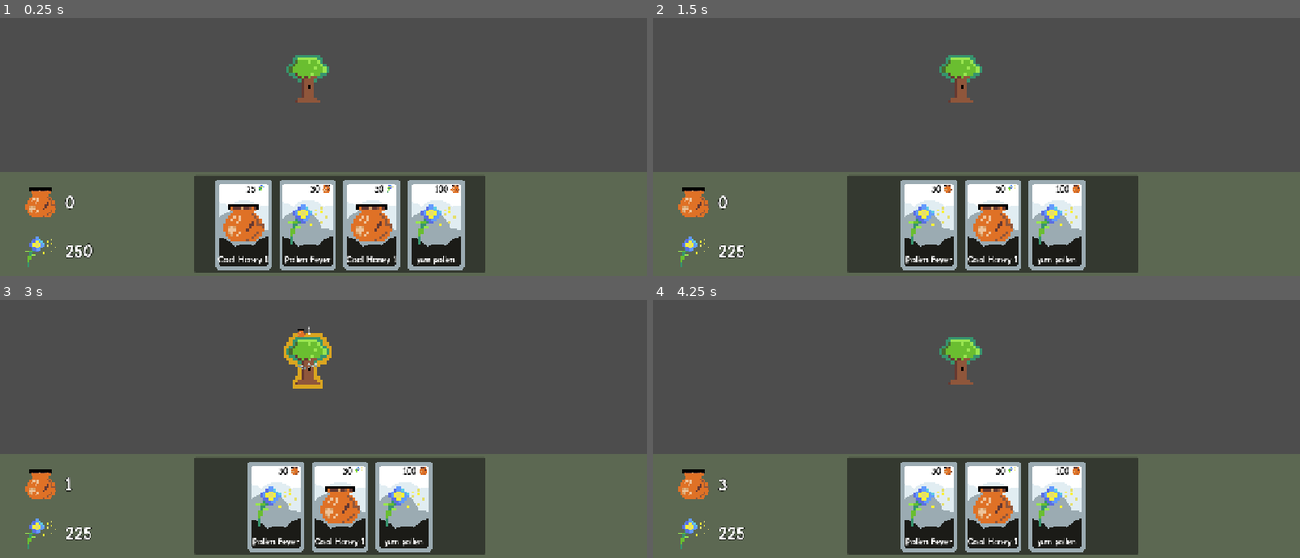
Above: before the commit, frames 1-4 (two rows, left to right).
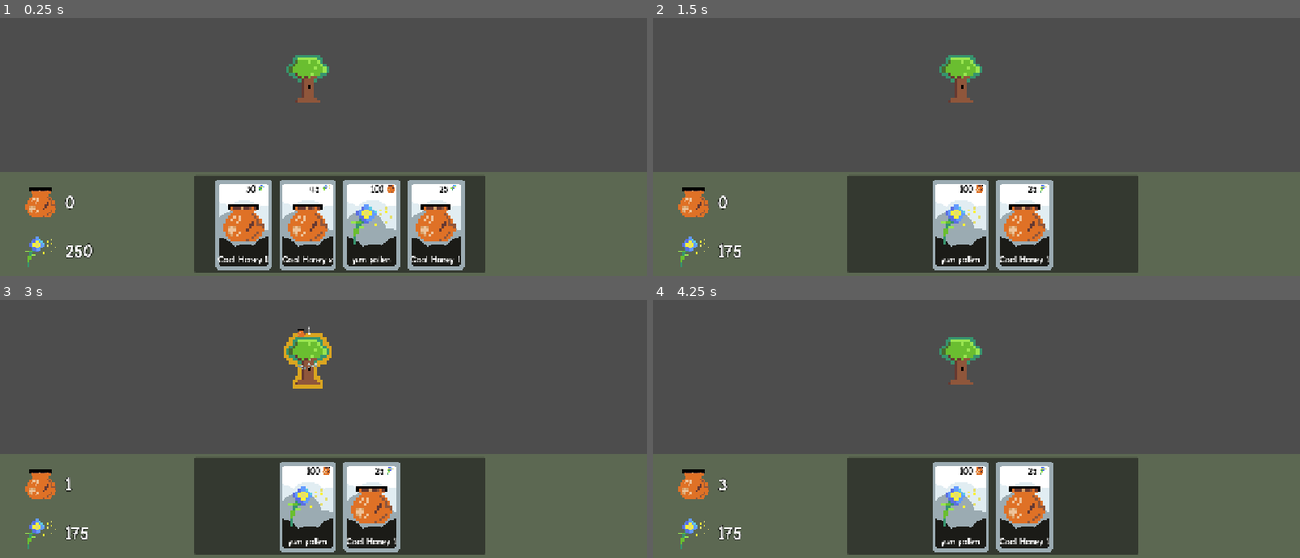
Above: after the commit, the same moments.

Repository: starcereal/project-bears
Game: Godot game, scene res://Scenes/World/world.tscn
The game is run twice, just before and just after one commit, with the same random seed, the same clock (stepped at 60 frames per second) and the same inputs. Sound files missing from this copy of the repository are replaced by a short silence.
Inputs (mouse positions are in pixels of both pictures, inside the frame that each line leads up to):
- Up to frame 1 (0.25 s): no input
- Up to frame 2 (1.5 s): click (898, 224) at 0.52 s; click (931, 224) at 1.27 s
- Up to frame 3 (3 s): click (278, 506) at 2.02 s; tap Enter at 2.75 s; move the mouse to (310, 359) at 2.77 s; press the mouse at (310, 359) at 2.78 s
- Up to frame 4 (4.25 s): move the mouse to (847, 395) at 3.52 s; release the mouse at (847, 395) at 3.53 s; click (847, 395) at 3.6 s

The runs differ from the first frame. In frame 1, 2.8% of the frame differs, in the area x 38-71%, y 64-96%; in frame 2, 7.6%, in the area x 10-67%, y 62-98%; in frame 3, 7.6%; in frame 4, 7.6%.

Commit message:
random upgrades show

Diff:
--- a/Scripts/UI/hud.gd
+++ b/Scripts/UI/hud.gd
@@ -48,8 +48,8 @@
 				db_list.append(i)
 		else:
 			db_list.append(i)
-	if db_list.size() > 0:
-		var next_item = db_list[0]
+	if db_list.size() > current_options:
+		var next_item = db_list.pick_random()
 		upgrade_options.append(next_item)
 		return next_item
 	else:
@@ -62,3 +62,10 @@
 
 		upgrade_container.add_child(new_upgrade_card)
 		current_options += 1
+
+func upgrade_hud(upgrade):
+	print("upgrading...")
+	match upgrade:
+		pass
+	populate_upgrade_container()
+	#here is where the magic happens
--- a/Scripts/UI/upgrade_card.gd
+++ b/Scripts/UI/upgrade_card.gd
@@ -12,7 +12,7 @@
 signal selected_upgrade(upgrade)
 
 func _ready() -> void:
-	connect("selected_upgrade", Callable(hud, "upgrade_character"))
+	connect("selected_upgrade", Callable(hud, "upgrade_hud"))
 	if item == null:
 		item = "honey1"
 
@@ -32,11 +32,14 @@
 			Global.honey_count -= UpgradesDb.UPGRADES[item]["basecost"]
 			hide()
 			buy_sound.play()
+			emit_signal("selected_upgrade", item)
 	elif UpgradesDb.UPGRADES[item]["costttype"] == "pollen":
 		if UpgradesDb.UPGRADES[item]["basecost"] <= Global.pollen_count:
 			Global.pollen_count -= UpgradesDb.UPGRADES[item]["basecost"]
 			hide()
 			buy_sound.play()
+			emit_signal("selected_upgrade", item)
+
 
 
 func _on_buy_sound_finished() -> void:
